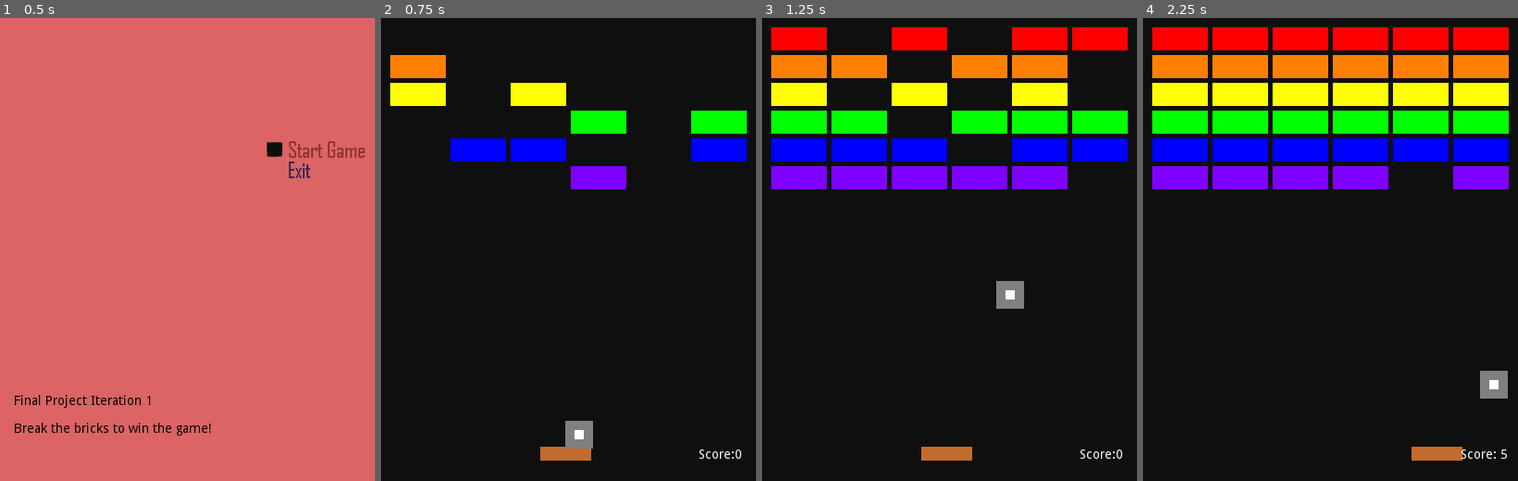
Above: before the commit, frames 1-4 (left to right).
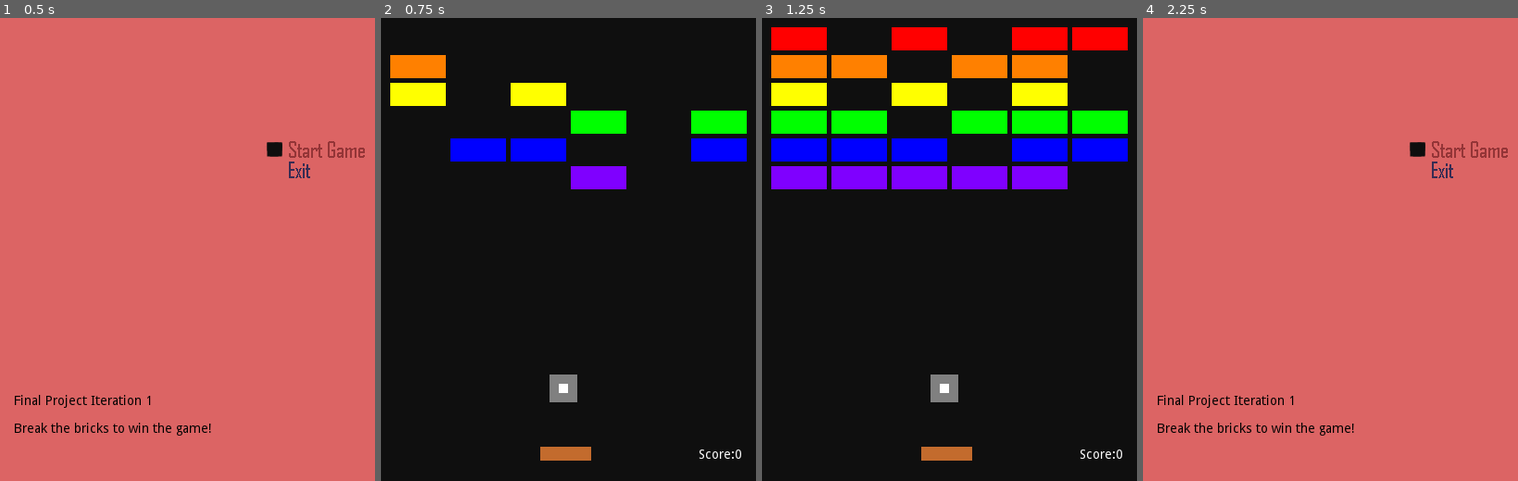
Above: after the commit, the same moments.

Repository: CodyMiner/FP-Breaker-Breaker
Game: Godot game, scene res://src/TitleScreen.tscn
Two runs of this game, one before a commit and one after it. Both use one fixed random seed, a clock stepped at 60 frames per second and the inputs below.
Inputs (mouse positions are in pixels of both pictures, inside the frame that each line leads up to):
- Up to frame 1 (0.5 s): no input
- Up to frame 2 (0.75 s): click (696, 147) at 0.5 s
- Up to frame 3 (1.25 s): no input
- Up to frame 4 (2.25 s): tap Enter (enter) at 1.25, 2.1 s; hold D (go_right) 1.28-2.03 s; hold Enter (enter) 1.28-2.03 s; hold A (go_left) from 2.03 s (still down)

Frame 1 is identical in both runs. In frame 2, 0.9% of the frame differs, in the area x 44-57%, y 77-93%; in frame 3, 0.9%; in frame 4, 100%, in the area x 0-100%, y 0-100%.

Commit message:
Freeze ball until brick animation ends

Diff:
--- a/project/src/Background.gd
+++ b/project/src/Background.gd
@@ -1,4 +1,7 @@
 extends Node2D
+
+const _BALL_VELOCITY := Vector2(100.0, 300.0)
+var level := 0
 
 
 func _setup_bricks():
@@ -10,6 +13,10 @@
 			brick.position = Vector2(column*65+40, row*30+22.5)
 			brick.get_node("Sprite").frame = row
 			add_child_below_node($BrickContainer, brick)
+
+	$Ball.linear_velocity = Vector2.ZERO
+	yield(get_tree().create_timer(1.0), "timeout")
+	$Ball.linear_velocity = _BALL_VELOCITY
 
 
 func _ready():
